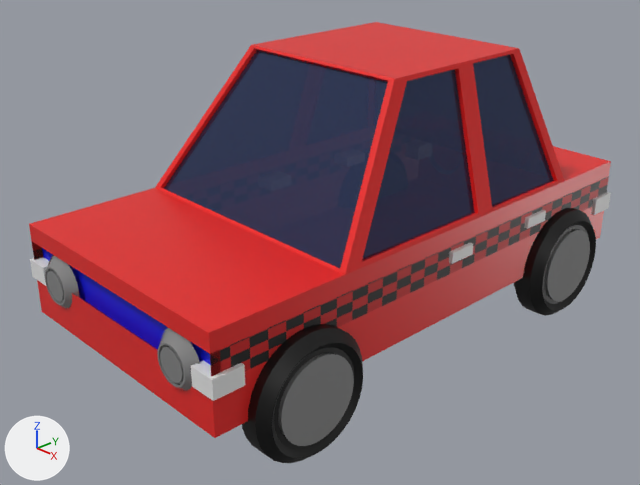
The Blender file Car1.blend as it was, and as the next commit left it.
The view is the same before and after, from a camera (50 mm lens) standing at (6.5, -6.51, 3.99) and looking at (-0.04, -0.35, -0.04). Every picture has the same lights, and +X, +Y and +Z are marked at lower left.

Names of what the first picture shows: 'Cube', '円', '円.001', '円.002', '立方体'.
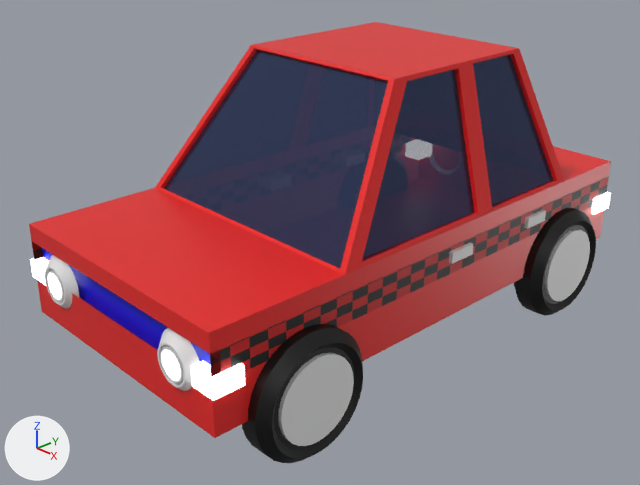
Commit message: 車モデリング中

Where the change shows, as pixel boxes [x1, y1, x2, y2] in the pictures (640 x 485 px):
'円.001', recoloured: [278, 229, 590, 446] in both
'円.002', recoloured (grey to white): [45, 255, 200, 391] in both
'立方体', recoloured (grey to white): [30, 192, 611, 401] in both
part 1 of me_円_002, recoloured (grey to white): [48, 273, 181, 381] in both

What the commit changed:
In material 'マテリアル.002' (mat_マテリアル_002), metallic goes from 0.5 to 0.0.
In material 'マテリアル.002' (mat_マテリアル_002), roughness goes from 0.0 to 0.5.
Material 'マテリアル.002' (mat_マテリアル_002) changes colour from grey #a2a2a2 to white #e7e7e7; in linear values from (0.359, 0.359, 0.359) to (0.8, 0.8, 0.8).
Material 'マテリアル.005' (mat_マテリアル_005) is new.
Its base color is (1.0, 1.0, 1.0) (white #ffffff).
Its strength is 3.0.
me_円_002 has 256 vertices, 225 faces and spans x -1.5..1.5, y -1.5..1.5, z -0.5..0.0.
me_円_002 is used by ob_円_002; location (1.0, -3.05, 0.0); rotation (1.571, 0.0, 0.0), in degrees (90, 0, 0); scale (0.2, 0.2, 0.2).
me_円_002 part 1: the 1 face centred in x 0.0, y 0.0, z 0.0 switches from mat_マテリアル_002 (grey #a1a1a1) to mat_マテリアル_005 (white #ffffff).
me_円_002 now uses material mat_マテリアル_005 (white #ffffff).
me_立方体 has 8 vertices, 6 faces and spans x -1.0..1.0, y -1.0..1.0, z -1.0..1.0.
me_立方体 now uses material mat_マテリアル_005 (white #ffffff).
